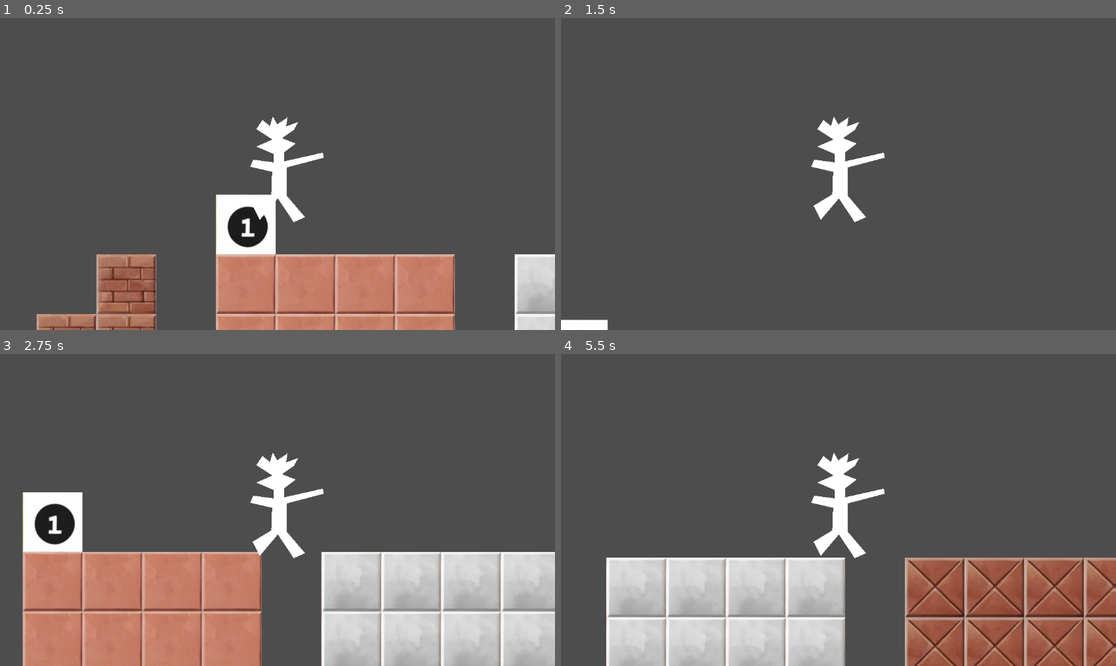
Above: before the commit, frames 1-4 (two rows, left to right).
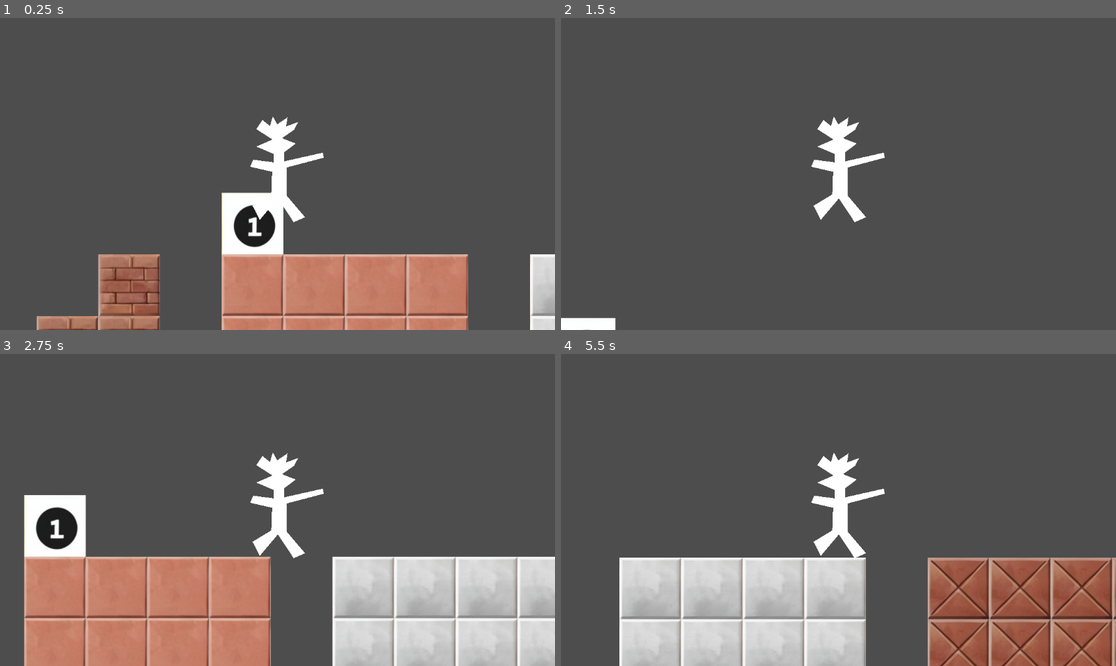
Above: after the commit, the same moments.

Repository: jacob-grahn/platform-racing-4
Game: Godot game, scene res://pages/game/Game.tscn
Same seed, same stepped clock (60 frames per second), same inputs: the game is played once before the commit and once after it. This scene is started directly instead of the project's main scene.
Inputs:
- Up to frame 1 (0.25 s): no input
- Up to frame 2 (1.5 s): hold Right (ui_right) from 0.53 s (still down); tap Up (ui_up) at 0.77 s
- Up to frame 3 (2.75 s): tap Up (ui_up) at 1.52 s; tap Enter at 2 s; release Right (ui_right) at 2.03 s; hold Left (ui_left) from 2.03 s (still down)
- Up to frame 4 (5.5 s): release Left (ui_left) at 2.78 s; hold Right (ui_right) 2.78-4.28 s; tap Up (ui_up) at 3.02, 3.77, 4.52 s; tap Space at 4.25 s; hold Left (ui_left) 4.28-5.03 s; hold Right (ui_right) from 5.03 s (still down)

The runs differ from the first frame. In frame 1, 6.2% of the frame differs, in the area x 6-100%, y 55-100%; in frame 2, 0.1%; in frame 3, 11%; in frame 4, 12%, in the area x 8-100%, y 65-100%.

Commit message:
resize tiles to 128

Diff:
--- a/client/pages/game/Game.tscn
+++ b/client/pages/game/Game.tscn
@@ -7,27 +7,27 @@
 [sub_resource type="TileSetAtlasSource" id="TileSetAtlasSource_3tn7e"]
 resource_name = "classic"
 texture = ExtResource("2_7toff")
-texture_region_size = Vector2i(124, 124)
+texture_region_size = Vector2i(128, 128)
 1:0/0 = 0
 1:0/0/physics_layer_0/linear_velocity = Vector2(0, 0)
 1:0/0/physics_layer_0/angular_velocity = 0.0
-1:0/0/physics_layer_0/polygon_0/points = PackedVector2Array(-62, -62, 62, -62, 62, 62, -62, 62)
+1:0/0/physics_layer_0/polygon_0/points = PackedVector2Array(-64, -64, 64, -64, 64, 64, -64, 64)
 2:0/0 = 0
 2:0/0/physics_layer_0/linear_velocity = Vector2(0, 0)
 2:0/0/physics_layer_0/angular_velocity = 0.0
-2:0/0/physics_layer_0/polygon_0/points = PackedVector2Array(-62, -62, 62, -62, 62, 62, -62, 62)
+2:0/0/physics_layer_0/polygon_0/points = PackedVector2Array(-64, -64, 64, -64, 64, 64, -64, 64)
 3:0/0 = 0
 3:0/0/physics_layer_0/linear_velocity = Vector2(0, 0)
 3:0/0/physics_layer_0/angular_velocity = 0.0
-3:0/0/physics_layer_0/polygon_0/points = PackedVector2Array(-62, -62, 62, -62, 62, 62, -62, 62)
+3:0/0/physics_layer_0/polygon_0/points = PackedVector2Array(-64, -64, 64, -64, 64, 64, -64, 64)
 0:0/0 = 0
 0:0/0/physics_layer_0/linear_velocity = Vector2(0, 0)
 0:0/0/physics_layer_0/angular_velocity = 0.0
-0:0/0/physics_layer_0/polygon_0/points = PackedVector2Array(-62, -62, 62, -62, 62, 62, -62, 62)
+0:0/0/physics_layer_0/polygon_0/points = PackedVector2Array(-64, -64, 64, -64, 64, 64, -64, 64)
 4:0/0 = 0
 4:0/0/physics_layer_0/linear_velocity = Vector2(0, 0)
 4:0/0/physics_layer_0/angular_velocity = 0.0
-4:0/0/physics_layer_0/polygon_0/points = PackedVector2Array(-62, -62, 62, -62, 62, 62, -62, 62)
+4:0/0/physics_layer_0/polygon_0/points = PackedVector2Array(-64, -64, 64, -64, 64, 64, -64, 64)
 0:1/0 = 0
 0:1/0/physics_layer_0/linear_velocity = Vector2(0, 0)
 0:1/0/physics_layer_0/angular_velocity = 0.0
@@ -50,84 +50,84 @@
 1:2/0 = 0
 1:2/0/physics_layer_0/linear_velocity = Vector2(0, 0)
 1:2/0/physics_layer_0/angular_velocity = 0.0
-1:2/0/physics_layer_0/polygon_0/points = PackedVector2Array(-62, -62, 62, -62, 62, 62, -62, 62)
+1:2/0/physics_layer_0/polygon_0/points = PackedVector2Array(-64, -64, 64, -64, 64, 64, -64, 64)
 2:2/0 = 0
 2:2/0/physics_layer_0/linear_velocity = Vector2(0, 0)
 2:2/0/physics_layer_0/angular_velocity = 0.0
-2:2/0/physics_layer_0/polygon_0/points = PackedVector2Array(-62, -62, 62, -62, 62, 62, -62, 62)
+2:2/0/physics_layer_0/polygon_0/points = PackedVector2Array(-64, -64, 64, -64, 64, 64, -64, 64)
 0:3/0 = 0
 0:3/0/physics_layer_0/linear_velocity = Vector2(0, 0)
 0:3/0/physics_layer_0/angular_velocity = 0.0
 3:2/0 = 0
 3:2/0/physics_layer_0/linear_velocity = Vector2(0, 0)
 3:2/0/physics_layer_0/angular_velocity = 0.0
-3:2/0/physics_layer_0/polygon_0/points = PackedVector2Array(-62, -62, 62, -62, 62, 62, -62, 62)
+3:2/0/physics_layer_0/polygon_0/points = PackedVector2Array(-64, -64, 64, -64, 64, 64, -64, 64)
 4:2/0 = 0
 4:2/0/physics_layer_0/linear_velocity = Vector2(0, 0)
 4:2/0/physics_layer_0/angular_velocity = 0.0
 5:2/0 = 0
 5:2/0/physics_layer_0/linear_velocity = Vector2(0, 0)
 5:2/0/physics_layer_0/angular_velocity = 0.0
-5:2/0/physics_layer_0/polygon_0/points = PackedVector2Array(-62, -62, 62, -62, 62, 62, -62, 62)
+5:2/0/physics_layer_0/polygon_0/points = PackedVector2Array(-64, -64, 64, -64, 64, 64, -64, 64)
 6:2/0 = 0
 6:2/0/physics_layer_0/linear_velocity = Vector2(0, 0)
 6:2/0/physics_layer_0/angular_velocity = 0.0
-6:2/0/physics_layer_0/polygon_0/points = PackedVector2Array(-62, -62, 62, -62, 62, 62, -62, 62)
+6:2/0/physics_layer_0/polygon_0/points = PackedVector2Array(-64, -64, 64, -64, 64, 64, -64, 64)
 7:2/0 = 0
 7:2/0/physics_layer_0/linear_velocity = Vector2(0, 0)
 7:2/0/physics_layer_0/angular_velocity = 0.0
-7:2/0/physics_layer_0/polygon_0/points = PackedVector2Array(-62, -62, 62, -62, 62, 62, -62, 62)
+7:2/0/physics_layer_0/polygon_0/points = PackedVector2Array(-64, -64, 64, -64, 64, 64, -64, 64)
 8:2/0 = 0
 8:2/0/physics_layer_0/linear_velocity = Vector2(0, 0)
 8:2/0/physics_layer_0/angular_velocity = 0.0
-8:2/0/physics_layer_0/polygon_0/points = PackedVector2Array(-62, -62, 62, -62, 62, 62, -62, 62)
+8:2/0/physics_layer_0/polygon_0/points = PackedVector2Array(-64, -64, 64, -64, 64, 64, -64, 64)
 9:2/0 = 0
 9:2/0/physics_layer_0/linear_velocity = Vector2(0, 0)
 9:2/0/physics_layer_0/angular_velocity = 0.0
-9:2/0/physics_layer_0/polygon_0/points = PackedVector2Array(-62, -62, 62, -62, 62, 62, -62, 62)
+9:2/0/physics_layer_0/polygon_0/points = PackedVector2Array(-64, -64, 64, -64, 64, 64, -64, 64)
 9:1/0 = 0
 9:1/0/physics_layer_0/linear_velocity = Vector2(0, 0)
 9:1/0/physics_layer_0/angular_velocity = 0.0
-9:1/0/physics_layer_0/polygon_0/points = PackedVector2Array(-62, -62, 62, -62, 62, 62, -62, 62)
+9:1/0/physics_layer_0/polygon_0/points = PackedVector2Array(-64, -64, 64, -64, 64, 64, -64, 64)
 8:1/0 = 0
 8:1/0/physics_layer_0/linear_velocity = Vector2(0, 0)
 8:1/0/physics_layer_0/angular_velocity = 0.0
-8:1/0/physics_layer_0/polygon_0/points = PackedVector2Array(-62, -62, 62, -62, 62, 62, -62, 62)
+8:1/0/physics_layer_0/polygon_0/points = PackedVector2Array(-64, -64, 64, -64, 64, 64, -64, 64)
 7:1/0 = 0
 7:1/0/physics_layer_0/linear_velocity = Vector2(0, 0)
 7:1/0/physics_layer_0/angular_velocity = 0.0
-7:1/0/physics_layer_0/polygon_0/points = PackedVector2Array(-62, -62, 62, -62, 62, 62, -62, 62)
+7:1/0/physics_layer_0/polygon_0/points = PackedVector2Array(-64, -64, 64, -64, 64, 64, -64, 64)
 6:1/0 = 0
 6:1/0/physics_layer_0/linear_velocity = Vector2(0, 0)
 6:1/0/physics_layer_0/angular_velocity = 0.0
-6:1/0/physics_layer_0/polygon_0/points = PackedVector2Array(-62, -62, 62, -62, 62, 62, -62, 62)
+6:1/0/physics_layer_0/polygon_0/points = PackedVector2Array(-64, -64, 64, -64, 64, 64, -64, 64)
 5:1/0 = 0
 5:1/0/physics_layer_0/linear_velocity = Vector2(0, 0)
 5:1/0/physics_layer_0/angular_velocity = 0.0
-5:1/0/physics_layer_0/polygon_0/points = PackedVector2Array(-62, -62, 62, -62, 62, 62, -62, 62)
+5:1/0/physics_layer_0/polygon_0/points = PackedVector2Array(-64, -64, 64, -64, 64, 64, -64, 64)
 5:0/0 = 0
 5:0/0/physics_layer_0/linear_velocity = Vector2(0, 0)
 5:0/0/physics_layer_0/angular_velocity = 0.0
-5:0/0/physics_layer_0/polygon_0/points = PackedVector2Array(-62, -62, 62, -62, 62, 62, -62, 62)
+5:0/0/physics_layer_0/polygon_0/points = PackedVector2Array(-64, -64, 64, -64, 64, 64, -64, 64)
 6:0/0 = 0
 6:0/0/physics_layer_0/linear_velocity = Vector2(0, 0)
 6:0/0/physics_layer_0/angular_velocity = 0.0
-6:0/0/physics_layer_0/polygon_0/points = PackedVector2Array(-62, -62, 62, -62, 62, 62, -62, 62)
+6:0/0/physics_layer_0/polygon_0/points = PackedVector2Array(-64, -64, 64, -64, 64, 64, -64, 64)
 7:0/0 = 0
 7:0/0/physics_layer_0/linear_velocity = Vector2(0, 0)
 7:0/0/physics_layer_0/angular_velocity = 0.0
-7:0/0/physics_layer_0/polygon_0/points = PackedVector2Array(-62, -62, 62, -62, 62, 62, -62, 62)
+7:0/0/physics_layer_0/polygon_0/points = PackedVector2Array(-64, -64, 64, -64, 64, 64, -64, 64)
 8:0/0 = 0
 8:0/0/physics_layer_0/linear_velocity = Vector2(0, 0)
 8:0/0/physics_layer_0/angular_velocity = 0.0
-8:0/0/physics_layer_0/polygon_0/points = PackedVector2Array(-62, -62, 62, -62, 62, 62, -62, 62)
+8:0/0/physics_layer_0/polygon_0/points = PackedVector2Array(-64, -64, 64, -64, 64, 64, -64, 64)
 9:0/0 = 0
 9:0/0/physics_layer_0/linear_velocity = Vector2(0, 0)
 9:0/0/physics_layer_0/angular_velocity = 0.0
-9:0/0/physics_layer_0/polygon_0/points = PackedVector2Array(-62, -62, 62, -62, 62, 62, -62, 62)
+9:0/0/physics_layer_0/polygon_0/points = PackedVector2Array(-64, -64, 64, -64, 64, 64, -64, 64)
 
 [sub_resource type="TileSet" id="TileSet_1xhy4"]
-tile_size = Vector2i(124, 124)
+tile_size = Vector2i(128, 128)
 physics_layer_0/collision_layer = 1
 sources/0 = SubResource("TileSetAtlasSource_3tn7e")
 
Binary file changed: client/pages/game/tileatlas.png
